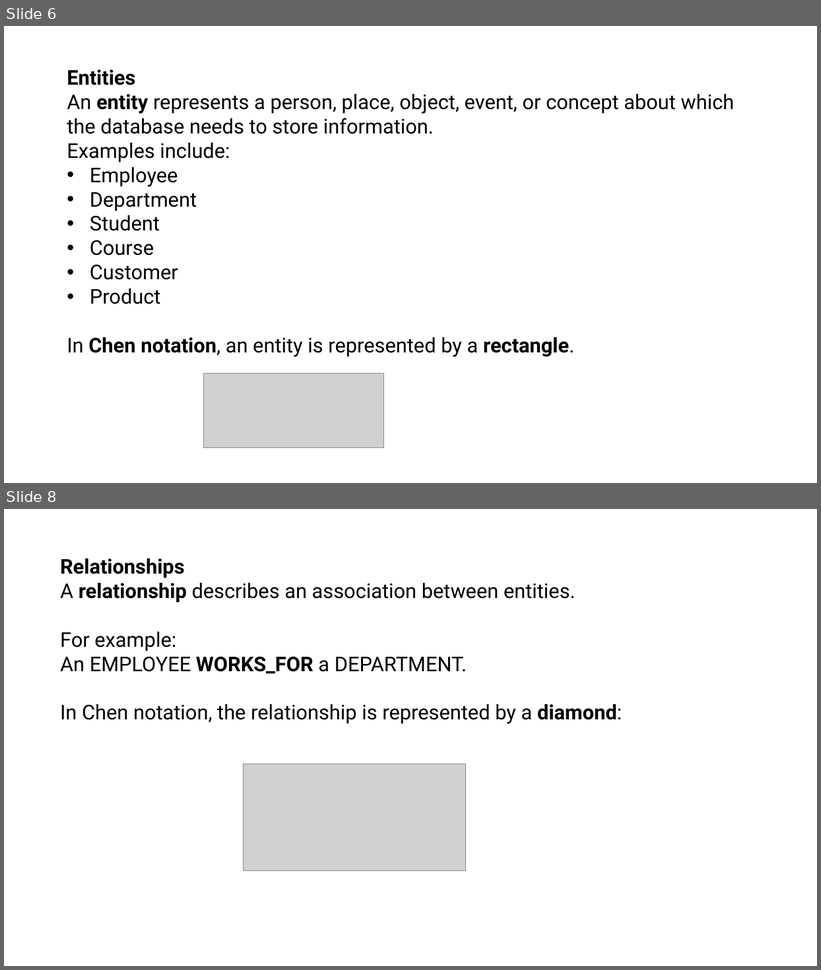
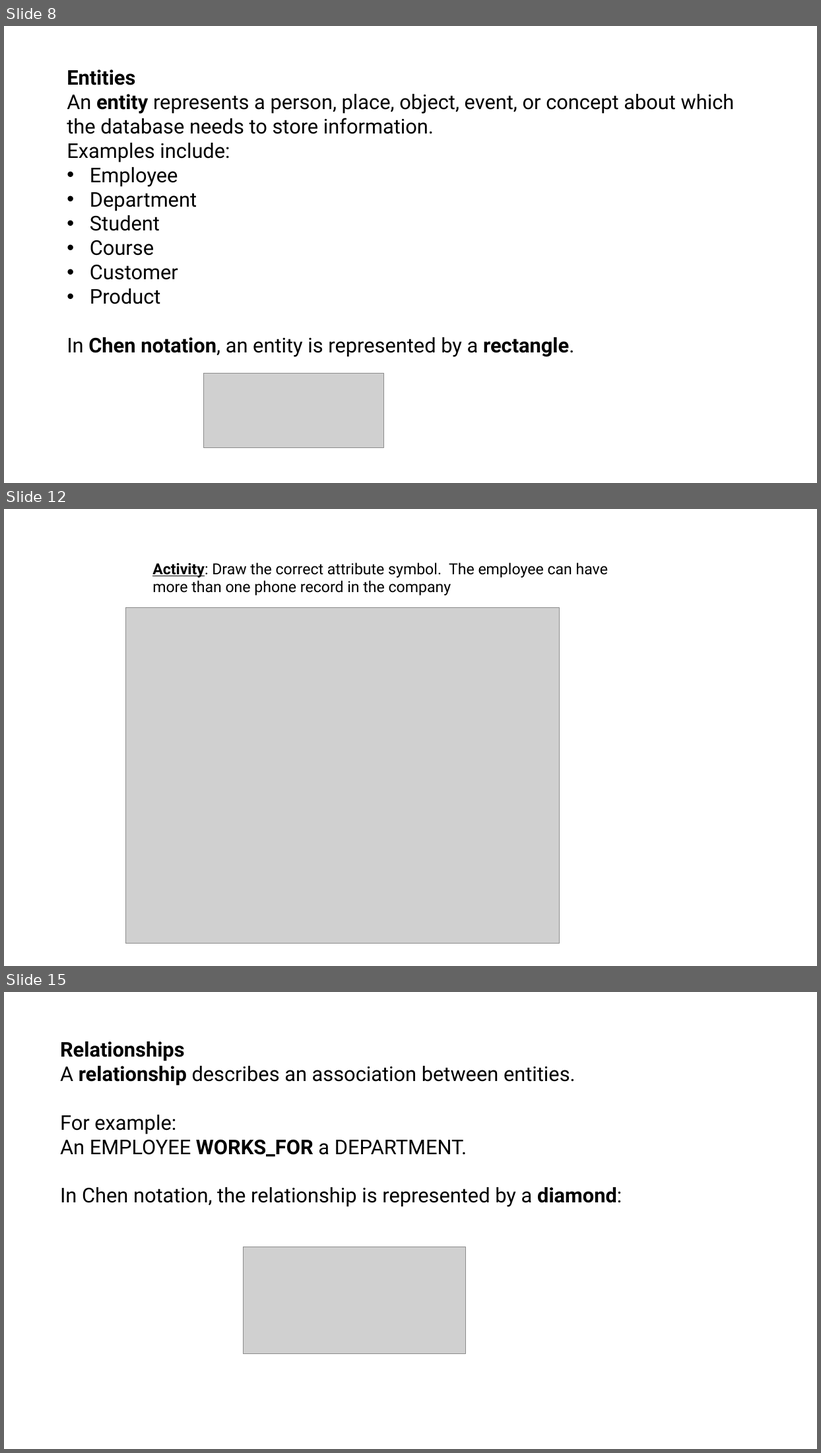
Before and after one commit to joannes630/AU, a slide deck: CSC 4500 GitHub/Entity Relationship Data Model.pptx. Shown one above the other, each under a label of ours: slides 6 and 8 before the commit, slides 8, 12 and 15 after it; the slides between them are not shown. The pictures are 821x970 and 821x1453 pixels, drawn with LibreOffice and Linux fonts; fonts in the diff are those of the drawing; grey boxes stand for pictures. Boxes give left, top, right and bottom in pixels: in the first picture for what was removed or moved away, otherwise in the second. Text is boxed around its words. In the diff, an @@ line names an element or a change of style, - is before the commit and + after.

```diff
--- a/CSC 4500 GitHub/Entity Relationship Data Model.pptx
+++ b/CSC 4500 GitHub/Entity Relationship Data Model.pptx
@@ slide 12 added at (4, 509, 817, 966), background #FFFFFF @@
@@ text added at (152, 562, 608, 595), 18 pt, text #000000 @@
+Activity: Draw the correct attribute symbol. The employee can have more than one phone record in the company
@@ picture added at (126, 608, 560, 944) @@
@@ picture added at (159, 622, 560, 894) @@
@@ what was slide 6 is now slide 8 @@
@@ what was slide 8 is now slide 15 @@
```
Also in this commit, not shown: 5 slides changed, 18 other slides added, 2 slides removed.
